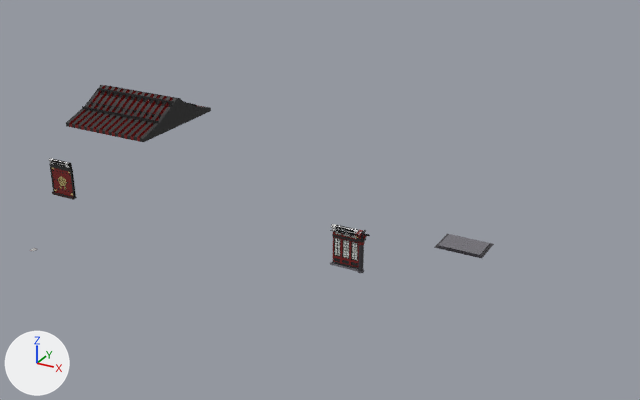
An edit to the FBX model Assets/hyeonmin/stage1/stage1.fbx, drawn before and after from the same camera.
Rendered twice from a 50 mm camera at (107.3, 64.5, 67.8) aimed at (46.5, 175.0, 12.5). The lights are fixed; the arrows at lower left show +X, +Y and +Z. Where no turn or scale is listed for an object, it has been applied to the vertices.
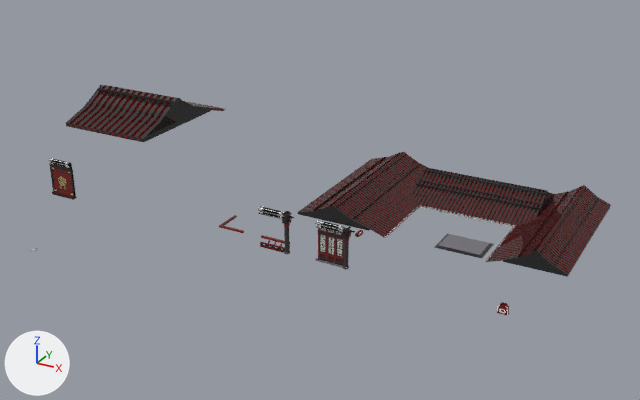
Pixel boxes (x1, y1, x2, y2) of what changed, in the pictures (640 x 400 px):
'roof003', added: after (298, 152, 611, 277)
    faces in mat_material__27 (picture img_colorpalette2_png): (298, 152, 611, 277)
    faces in mat_material__240 (picture img_trim_png_001): (384, 206, 516, 260)
'Plane008', moved: before (330, 224, 370, 273); after (315, 220, 355, 270)
'wall_empty', added: after (258, 206, 294, 254)
    faces in mat_material__27 (picture img_colorpalette2_png): (258, 210, 294, 254)
    faces in mat_material__240 (picture img_trim_png_001): (258, 206, 284, 218)
'banistar001', added: after (260, 240, 291, 253)
'Box009', added: after (496, 302, 509, 316)
'cornerhandle', added: after (219, 215, 244, 233)
'roofdeco001', added: after (184, 101, 225, 111)
'handle', added: after (261, 235, 290, 244)

Diff of the bpy script that builds the scene:
```diff
--- a/Assets/hyeonmin/stage1/stage1.fbx.py
+++ b/Assets/hyeonmin/stage1/stage1.fbx.py
@@ img_roofprop_png @@
+img_roofprop_png = load_image('roofprop.png', '../Material/roofprop.png', 256, 256, 'sRGB')
@@ mat_material__382 @@
+mat_material__382 = principled_material('Material #382')
+mat_material__382.texture = img_roofprop_png
+mat_material__382.roughness = 0.0
@@ me_mesh_007_1 @@
+me_mesh_007_1.from_pydata(...)  # 7857 vertices, 6134 faces; spans x -3.2..36.8, y 0.0..25.0, z 6.0..9.5
+# faces by material slot: [5289, 845]
+me_mesh_007_1.materials.append(mat_material__27)  # picture img_colorpalette2_png
+me_mesh_007_1.materials.append(mat_material__240)  # picture img_trim_png_001
@@ me_mesh_012 @@
+me_mesh_012.from_pydata(...)  # 32 vertices, 16 faces; spans x -4.47..0.0, y 0.53..5.0, z 1.13..1.46
+me_mesh_012.materials.append(mat_material__27)  # picture img_colorpalette2_png
@@ me_mesh_015 @@
+me_mesh_015.from_pydata(...)  # 50 vertices, 40 faces; spans x -0.707..0.707, y -0.312..0.312, z 0.0..1.215
+# faces by material slot: [24, 16]
+me_mesh_015.materials.append(mat_material__382)  # picture img_roofprop_png
+me_mesh_015.materials.append(mat_material__240)  # picture img_trim_png_001
@@ me_mesh_010 @@
+me_mesh_010.from_pydata(...)  # 364 vertices, 383 faces; spans x -4.81..0.1, y -0.2..0.86, z 0.0..1.13
+me_mesh_010.materials.append(mat_material__27)  # picture img_colorpalette2_png
@@ me_mesh_011 @@
+me_mesh_011.from_pydata(...)  # 16 vertices, 8 faces; spans x -5.0..0.0, y 0.53..0.92, z 1.13..1.46
+me_mesh_011.materials.append(mat_material__27)  # picture img_colorpalette2_png
@@ me_mesh_013 @@
+me_mesh_013.from_pydata(...)  # 367 vertices, 270 faces; spans x -7.5..7.5, y 8.44..13.33, z 5.21..7.35
+# faces by material slot: [182, 88]
+me_mesh_013.materials.append(mat_material__27)  # picture img_colorpalette2_png
+me_mesh_013.materials.append(mat_material__240)  # picture img_trim_png_001
@@ me_mesh_006_1 @@
+me_mesh_006_1.from_pydata(...)  # 326 vertices, 269 faces; spans x 0.0..6.26, y -1.26..1.26, z 0.0..6.75
+# faces by material slot: [249, 20]
+me_mesh_006_1.materials.append(mat_material__27)  # picture img_colorpalette2_png
+me_mesh_006_1.materials.append(mat_material__240)  # picture img_trim_png_001
@@ ob_plane008 @@
 ob_plane008 = bpy.data.objects.new('Plane008', me_mesh)
-ob_plane008.location = (52.4, 167.4, 6.3)
+ob_plane008.location = (50.0, 167.4, 6.3)
@@ ob_roof003 @@
+ob_roof003 = bpy.data.objects.new('roof003', me_mesh_007_1)
+ob_roof003.location = (50.0, 167.6, 6.3)
@@ ob_cornerhandle @@
+ob_cornerhandle = bpy.data.objects.new('cornerhandle', me_mesh_012)
+ob_cornerhandle.location = (36.6, 167.4, 6.3)
@@ ob_box009 @@
+ob_box009 = bpy.data.objects.new('Box009', me_mesh_015)
+ob_box009.location = (82.5, 154.4, 13.5)
@@ ob_banistar001 @@
+ob_banistar001 = bpy.data.objects.new('banistar001', me_mesh_010)
+ob_banistar001.location = (45.0, 167.4, 6.3)
@@ ob_handle @@
+ob_handle = bpy.data.objects.new('handle', me_mesh_011)
+ob_handle.location = (45.0, 167.4, 6.3)
@@ ob_roofdeco001 @@
+ob_roofdeco001 = bpy.data.objects.new('roofdeco001', me_mesh_013)
+ob_roofdeco001.location = (18.5, 167.4, 16.7)
@@ ob_wall_empty @@
+ob_wall_empty = bpy.data.objects.new('wall_empty', me_mesh_006_1)
+ob_wall_empty.location = (40.0, 167.4, 6.3)
```
